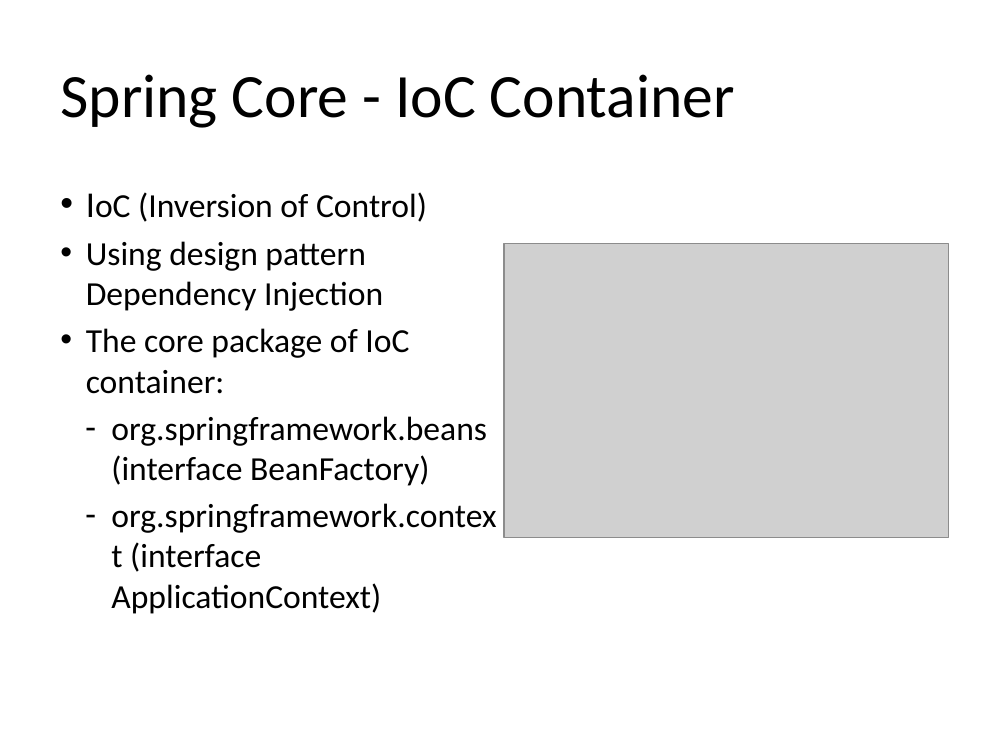
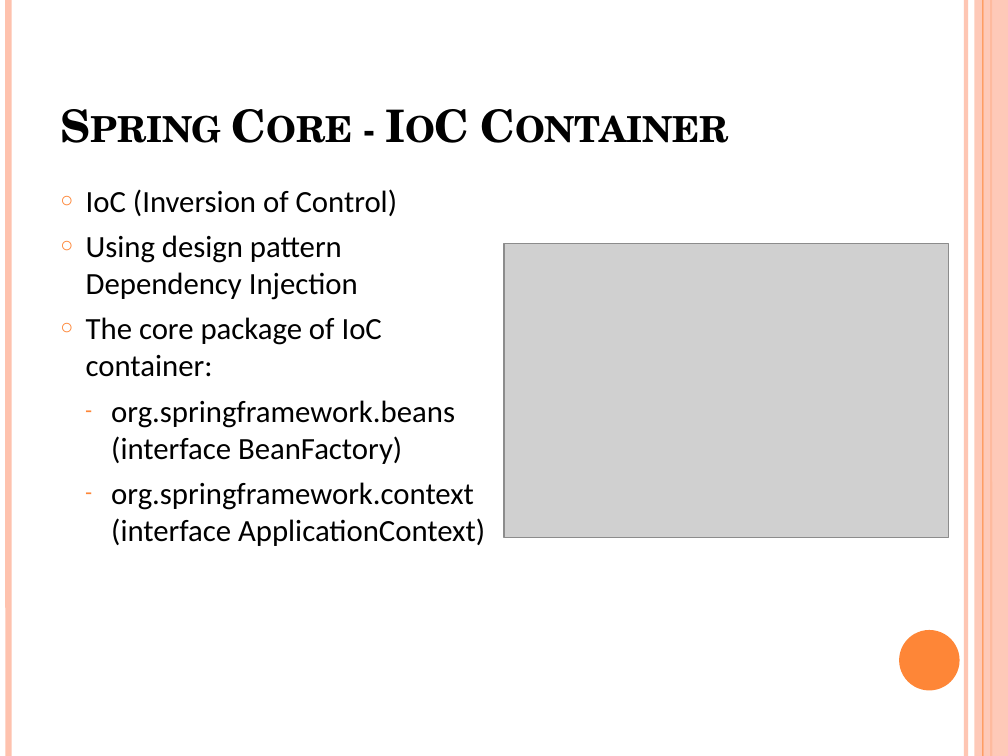
Before and after one commit to java-training-tdt/spring-document, a slide deck: slide 5 of TDT Spring core/slide/Spring Introduction & Spring Core.pptx (slide 4 before the commit). Drawn at 1008x756 pixels with LibreOffice and Linux fonts; fonts in the diff are those of the drawing; grey boxes stand for pictures. Boxes give left, top, right and bottom in pixels: in the first picture for what was removed or moved away, otherwise in the second. Text is boxed around its words. In the diff, an @@ line names an element or a change of style, - is before the commit and + after.

```diff
--- a/TDT Spring core/slide/Spring Introduction & Spring Core.pptx
+++ b/TDT Spring core/slide/Spring Introduction & Spring Core.pptx
@@ line added from (8, 0) to (8, 756), #FEC3AE 4.5 pt @@
@@ line added from (966, 0) to (966, 756), #FEC3AE 3 pt @@
@@ rectangle added at bbox=[975, 0, 1008, 756], fill #FEC3AE at 87% opacity @@
@@ line added from (983, 0) to (983, 756), #FE8637 0.75 pt @@
@@ line added from (991, 0) to (991, 756), #FE8637 1.5 pt @@
@@ title "Spring Core - IoC Container" at bbox=[50, 30, 874, 156]: size 44 to 32 pt, font Calibri to TeX Gyre Schola, bold on, small capitals on; vertical alignment middle to bottom @@
@@ text "IoC (Inversion of Control)" at bbox=[86, 189, 485, 546]: size 26 to 22 pt in "IoC"; size 24 to 22 pt; bullet • to ○; more space between paragraphs @@
@@ ellipse added at bbox=[899, 630, 960, 690], fill #FE8637 @@
```
Also in this commit, not shown: 9 other slides changed, 1 slide added, 3 other files.
